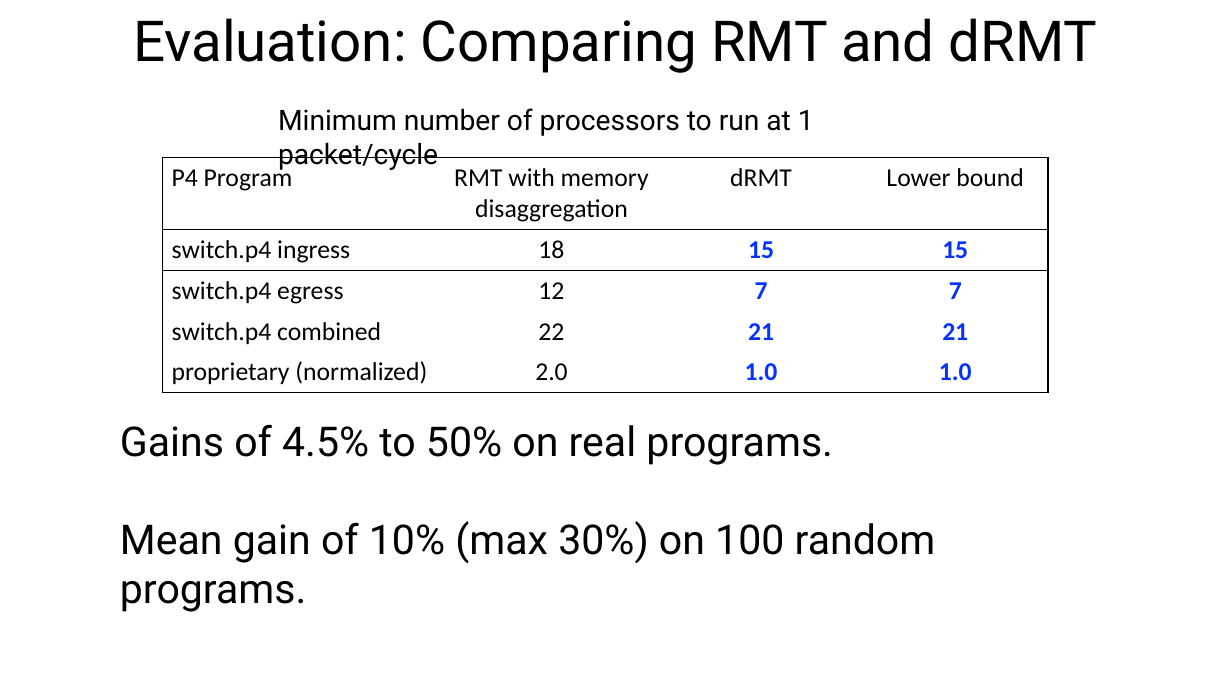
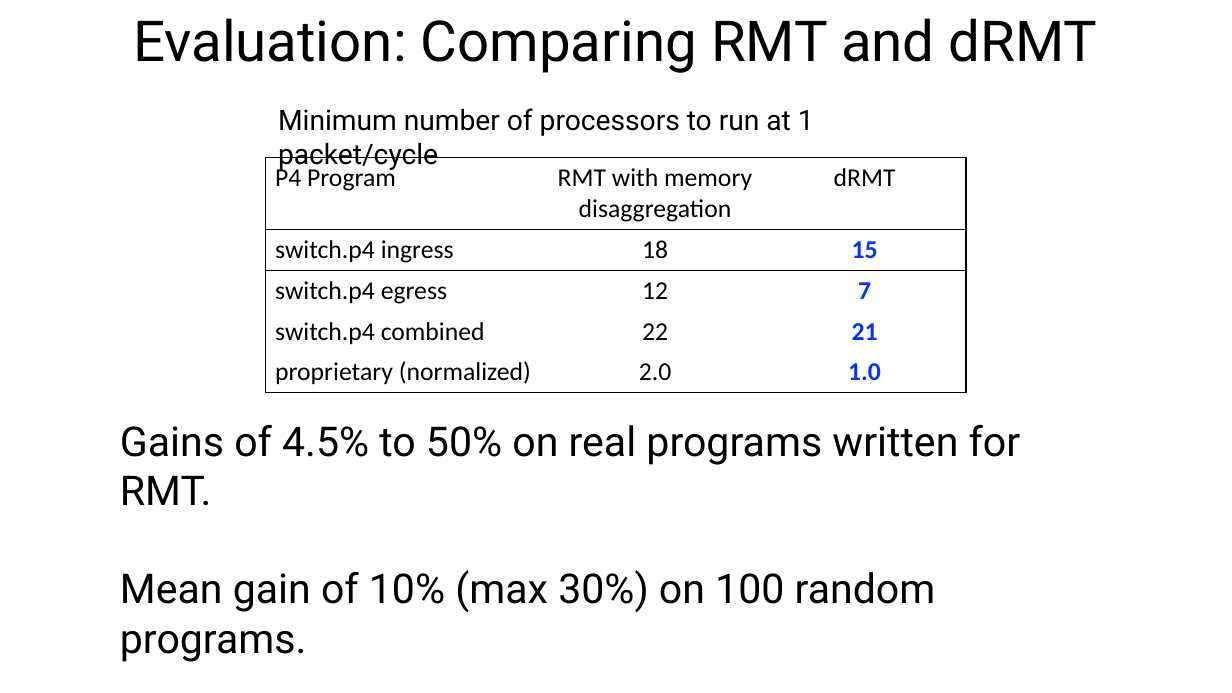
Before and after one commit to anirudhSK/drmt_talk, a slide deck: slide 26 of drmt_sigcomm.pptx. Drawn at 1232x693 pixels with LibreOffice and Linux fonts; fonts in the diff are those of the drawing. Boxes give left, top, right and bottom in pixels: in the first picture for what was removed or moved away, otherwise in the second. Text is boxed around its words. In the diff, an @@ line names an element or a change of style, - is before the commit and + after.

Commit message:
Move perf cliff to backup. Now at 22:47.

```diff
--- a/drmt_sigcomm.pptx
+++ b/drmt_sigcomm.pptx
@@ table at bbox=[266, 157, 967, 391] @@
-column 4: Lower bound | 15 | 7 | 21 | 1.0
@@ table: place and size @@
-table at bbox=[163, 157, 1049, 391]
+table at bbox=[266, 157, 967, 391]
@@ text at bbox=[120, 424, 1021, 506]: text changed @@
-Gains of 4.5% to 50% on real programs.
+Gains of 4.5% to 50% on real programs written for RMT.
```
Also in this commit, not shown: 4 other slides changed.
